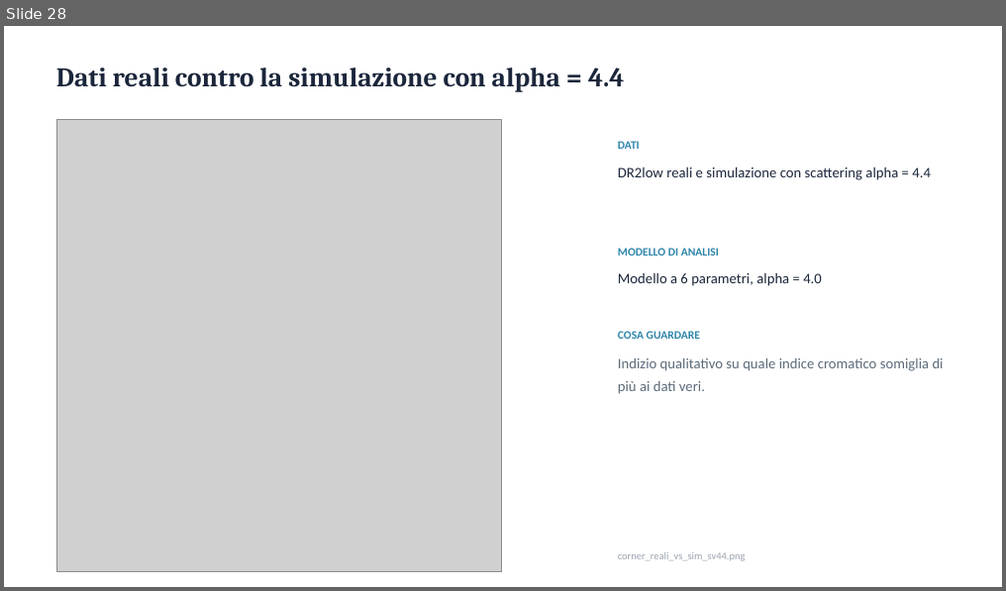
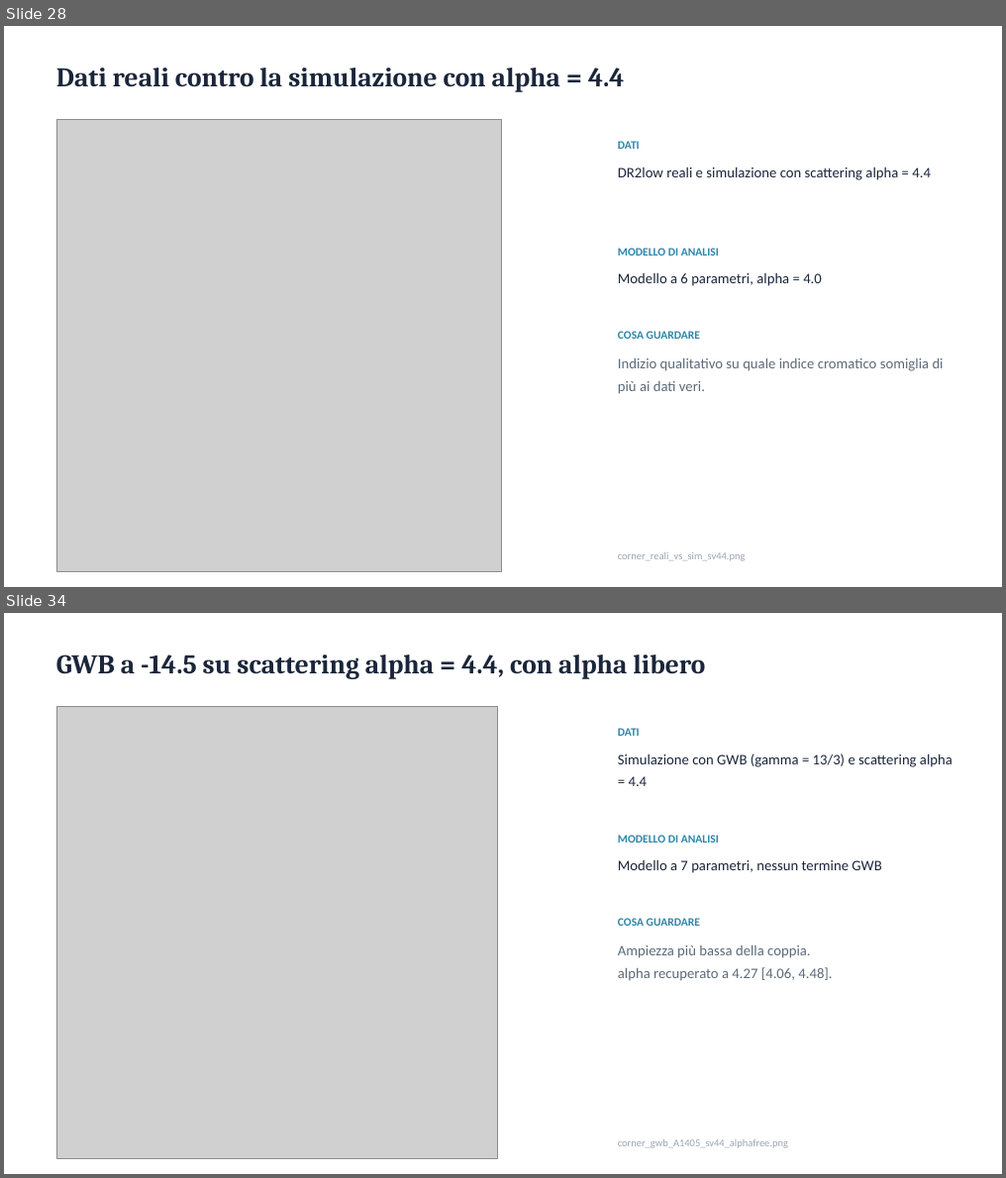
Before and after one commit to caivanolorenzo35-design/Tesi-PTA, a slide deck: Tesi_J1640_grafici.pptx. Shown one above the other, each under a label of ours: slide 28 before the commit, slides 28 and 34 after it; the slides between them are not shown. The pictures are 1006x591 and 1006x1178 pixels, drawn with LibreOffice and Linux fonts; fonts in the diff are those of the drawing; grey boxes stand for pictures. Boxes give left, top, right and bottom in pixels: in the first picture for what was removed or moved away, otherwise in the second. Text is boxed around its words. In the diff, an @@ line names an element or a change of style, - is before the commit and + after.

Commit message:
Band noise: simulazioni a 50 componenti, sezioni 40 vs 50 nei notebook 16-18, modello a 8 parametri (notebook 19 sim, 20 reali)

```diff
--- a/Tesi_J1640_grafici.pptx
+++ b/Tesi_J1640_grafici.pptx
@@ slide 34 added at (x1=4, y1=613, x2=1002, y2=1174), background #FFFFFF @@
@@ text added at (x1=56, y1=655, x2=705, y2=679), 26 pt, text #1B263B, bold @@
+GWB a -14.5 su scattering alpha = 4.4, con alpha libero
@@ picture added at (x1=56, y1=707, x2=498, y2=1159) @@
@@ text added at (x1=618, y1=728, x2=640, y2=736), 11 pt, text #2E86AB, bold @@
+DATI
@@ text added at (x1=618, y1=754, x2=952, y2=786), 14 pt, text #1B263B @@
+Simulazione con GWB (gamma = 13/3) e scattering alpha = 4.4
@@ text added at (x1=618, y1=835, x2=719, y2=843), 11 pt, text #2E86AB, bold @@
+MODELLO DI ANALISI
@@ text added at (x1=618, y1=860, x2=881, y2=873), 14 pt, text #1B263B @@
+Modello a 7 parametri, nessun termine GWB
@@ text added at (x1=618, y1=918, x2=700, y2=926), 11 pt, text #2E86AB, bold @@
+COSA GUARDARE
@@ text added at (x1=618, y1=946, x2=832, y2=981), 14 pt, text #5C6B7A @@
+Ampiezza più bassa della coppia.
+alpha recuperato a 4.27 [4.06, 4.48].
@@ text added at (x1=618, y1=1140, x2=788, y2=1149), 10 pt, text #9AA5B1 @@
+corner_gwb_A1405_sv44_alphafree.png
```
Also in this commit, not shown: 6 slides changed, 1 other slide added, 2 slides removed, 59 other files.
